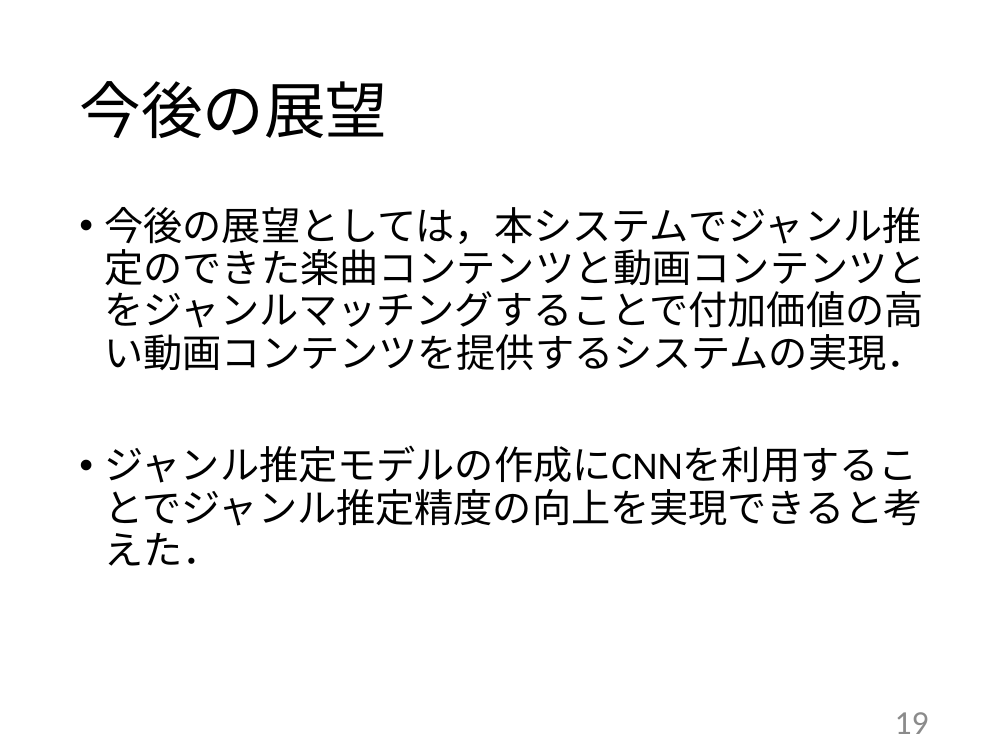
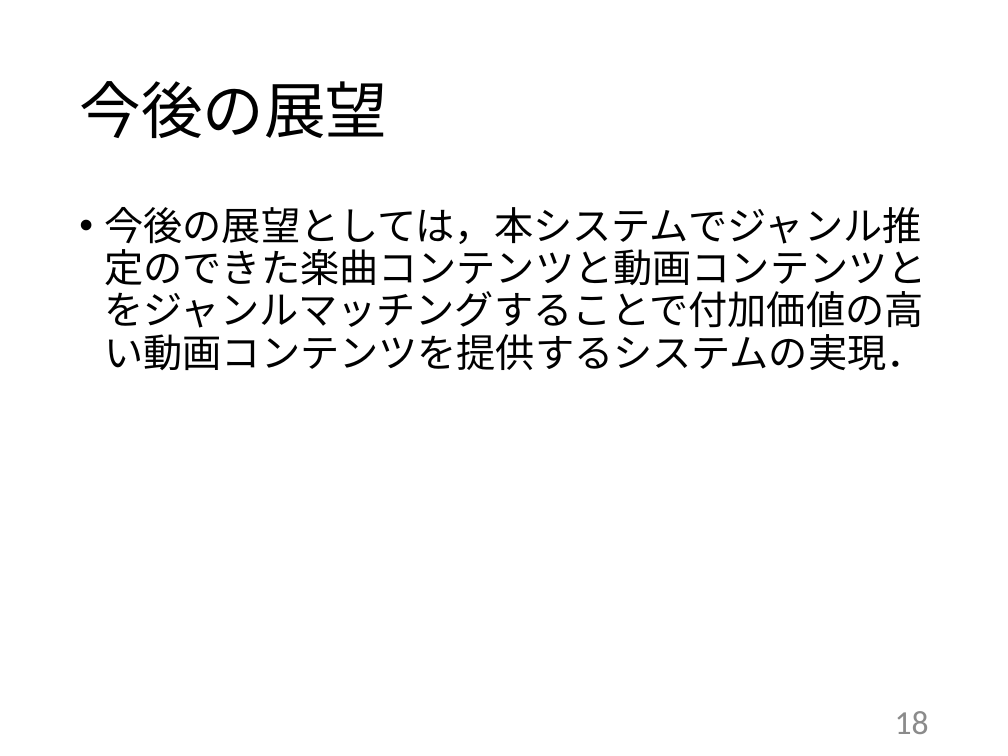
Before and after one commit to kait-takanolab/1821144-yoshii-thesis, a slide deck: slide 18 of 発表用スライド/1821144_卒研発表.pptx (slide 19 before the commit). Drawn at 1008x756 pixels with LibreOffice and Linux fonts; fonts in the diff are those of the drawing. Boxes give left, top, right and bottom in pixels: in the first picture for what was removed or moved away, otherwise in the second. Text is boxed around its words. In the diff, an @@ line names an element or a change of style, - is before the commit and + after.

```diff
--- a/発表用スライド/1821144_卒研発表.pptx
+++ b/発表用スライド/1821144_卒研発表.pptx
@@ text at [105, 445, 918, 490]: paragraph removed @@
-• ジャンル推定モデルの作成にCNNを利用することでジャンル推定精度の向上を実現できると考えた．
@@ page number at [895, 711, 929, 734]: text changed @@
-19
+18
```
Also in this commit, not shown: 11 other slides changed, 1 slide added, 2 slides removed, 4 other files.
